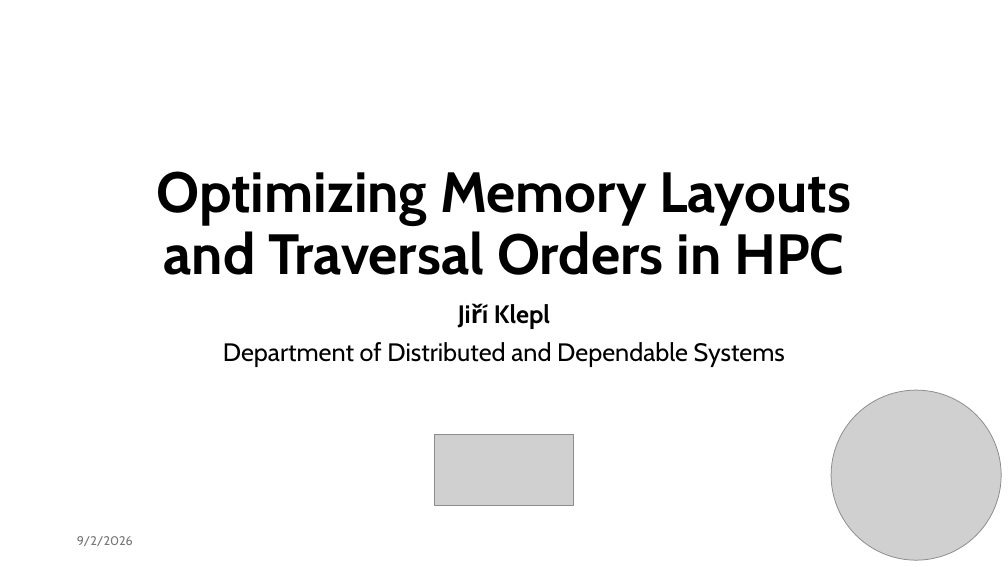
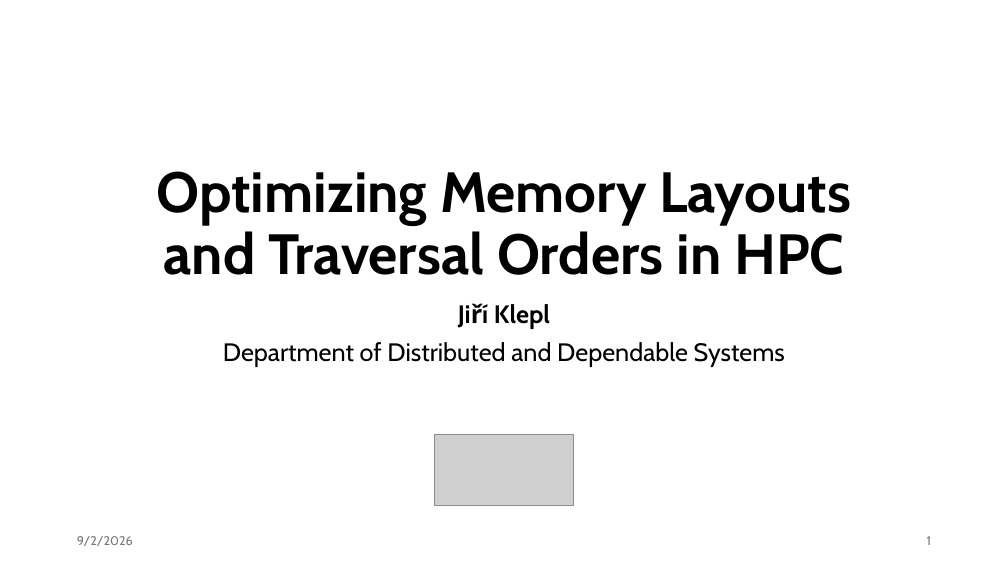
Before and after one commit to jiriklepl/phd-thesis, a slide deck: slide 1 of slides/Optimizing Memory Layouts and Traversal Orders in High-Performance Computing.pptx. Drawn at 1008x567 pixels with LibreOffice and Linux fonts; fonts in the diff are those of the drawing; grey boxes stand for pictures. Boxes give left, top, right and bottom in pixels: in the first picture for what was removed or moved away, otherwise in the second. Text is boxed around its words. In the diff, an @@ line names an element or a change of style, - is before the commit and + after.

Commit message:
wt...

```diff
--- a/slides/Optimizing Memory Layouts and Traversal Orders in High-Performance Computing.pptx
+++ b/slides/Optimizing Memory Layouts and Traversal Orders in High-Performance Computing.pptx
@@ picture removed at [831,390,1001,560] @@
@@ page number added at [927,536,931,545], 12 pt, text #797979 @@
+1
```
Also in this commit, not shown: 3 other slides changed.
